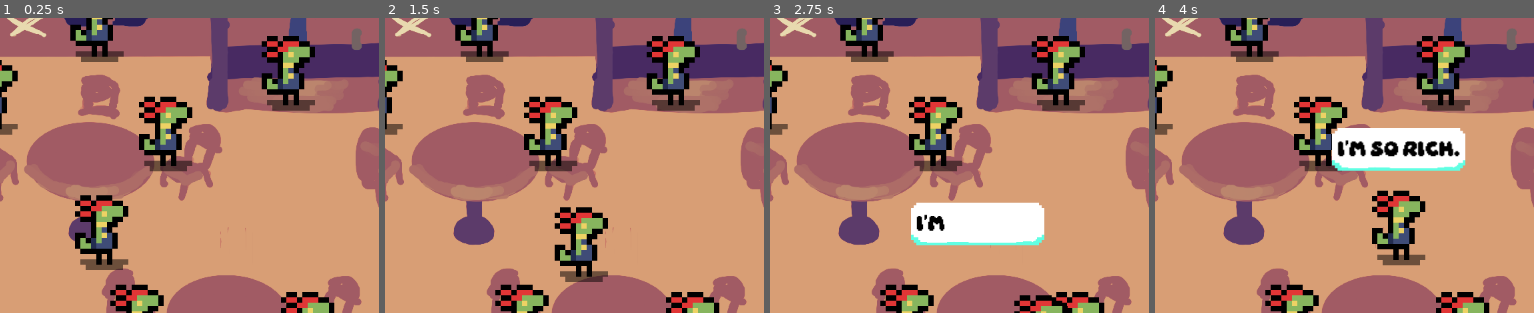
Above: before the commit, frames 1-4 (left to right).
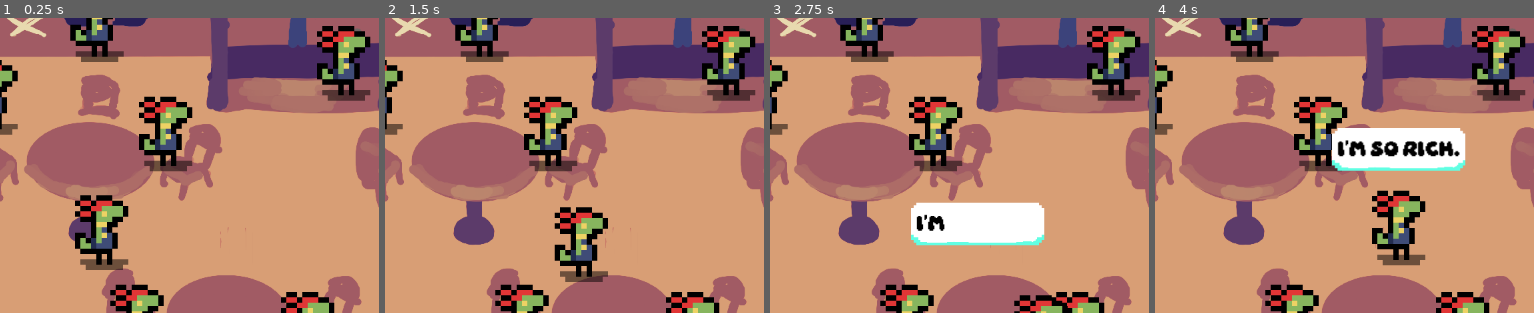
Above: after the commit, the same moments.

Repository: tombuben/gamerpie_gamejam_2025
Game: Godot game, scene res://levels/level_2.tscn
The game is run twice, just before and just after one commit, with the same random seed, the same clock (stepped at 60 frames per second) and the same inputs. This scene is started directly instead of the project's main scene.
Inputs:
- Up to frame 1 (0.25 s): no input
- Up to frame 2 (1.5 s): tap Enter at 0.5 s; hold D (right) 0.53-1.28 s; tap B (bubble_switch) at 0.6, 1.35 s; hold S (down) from 1.28 s (still down)
- Up to frame 3 (2.75 s): release S (down) at 2.03 s; hold D (right) from 2.03 s (still down); tap B (bubble_switch) at 2.1 s
- Up to frame 4 (4 s): release D (right) at 2.78 s; hold W (up) 2.78-3.53 s; tap B (bubble_switch) at 2.85, 3.6 s; hold A (left) from 3.53 s (still down)
The pictures show only the part of the screen within x 37-87%, y 18-68%; the shares and areas given below are measured in that part.

The runs differ from the first frame. In frame 1, 5.1% of the frame differs, in the area x 68-98%, y 2-32%; in frame 2, 5.1%; in frame 3, 5.1%; in frame 4, 5.1%.

Commit message:
cisnik beha

Diff:
--- a/levels/level_2.tscn
+++ b/levels/level_2.tscn
@@ -6,6 +6,13 @@
 [ext_resource type="Script" path="res://scripts/bubble_slot_manager.gd" id="4_kk4t1"]
 [ext_resource type="Script" path="res://scripts/dialog_bubble.gd" id="5_f23u2"]
 [ext_resource type="PackedScene" uid="uid://c80xvbx7tdgob" path="res://npc_character.tscn" id="6_c784s"]
+[ext_resource type="Script" path="res://scripts/move_when.gd" id="7_blrss"]
+
+[sub_resource type="Curve2D" id="Curve2D_fl1dp"]
+_data = {
+"points": PackedVector2Array(0, 0, 0, 0, 3.78998, 7.98999, 100, 0, -100, 0, 2.78998, 337.99, 0, 0, 0, 0, -102.21, -0.0100098)
+}
+point_count = 3
 
 [node name="Level2" type="Node2D"]
 y_sort_enabled = true
@@ -50,19 +57,6 @@
 script = ExtResource("5_f23u2")
 lines = Array[String](["...", "...", "...", "..."])
 checkValue = ""
-
-[node name="TavernKeep" parent="." instance=ExtResource("6_c784s")]
-position = Vector2(848, 290)
-
-[node name="BubbleSlot" type="Node2D" parent="TavernKeep"]
-position = Vector2(150, -100)
-script = ExtResource("4_kk4t1")
-
-[node name="Bubble" type="Node2D" parent="TavernKeep/BubbleSlot"]
-position = Vector2(0, 1)
-script = ExtResource("5_f23u2")
-lines = Array[String](["Do you want a drink?", "Do you want a drink?", "Do you want a drink?", "Do you want a drink?"])
-checkValue = "WantADrink"
 
 [node name="CardPlayer1" parent="." instance=ExtResource("6_c784s")]
 position = Vector2(664, 381)
@@ -124,8 +118,30 @@
 lines = Array[String](["You're lying.", "Where did you hide it?", "Where did you hide it?", "Where did you hide it?"])
 checkValue = "YouAreLying"
 
+[node name="TavernPath" type="Path2D" parent="."]
+position = Vector2(927.21, 267.01)
+curve = SubResource("Curve2D_fl1dp")
+
+[node name="PathFollow2D" type="PathFollow2D" parent="TavernPath"]
+position = Vector2(3.78998, 7.98999)
+rotates = false
+script = ExtResource("7_blrss")
+move_when = "AnotherRound"
+
+[node name="TavernKeep" parent="TavernPath/PathFollow2D" instance=ExtResource("6_c784s")]
+
+[node name="BubbleSlot" type="Node2D" parent="TavernPath/PathFollow2D/TavernKeep"]
+position = Vector2(150, -100)
+script = ExtResource("4_kk4t1")
+
+[node name="Bubble" type="Node2D" parent="TavernPath/PathFollow2D/TavernKeep/BubbleSlot"]
+position = Vector2(0, 1)
+script = ExtResource("5_f23u2")
+lines = Array[String](["Do you want a drink?", "Do you want a drink?", "Do you want a drink?", "Do you want a drink?"])
+checkValue = "WantADrink"
+
 [connection signal="advance_bubble" from="." to="PlayerCharacter/BubbleSlot" method="_on_level_2_advance_bubble"]
-[connection signal="advance_bubble" from="." to="TavernKeep/BubbleSlot" method="_on_level_2_advance_bubble"]
+[connection signal="advance_bubble" from="." to="TavernPath/PathFollow2D/TavernKeep/BubbleSlot" method="_on_level_2_advance_bubble"]
 [connection signal="advance_bubble" from="." to="CardPlayer1/BubbleSlot" method="_on_level_2_advance_bubble"]
 [connection signal="advance_bubble" from="." to="CardPlayer2/BubbleSlot" method="_on_level_2_advance_bubble"]
 [connection signal="advance_bubble" from="." to="CardPlayer3/BubbleSlot" method="_on_level_2_advance_bubble"]
@@ -136,3 +152,4 @@
 [connection signal="on_slot_changed" from="CardPlayer3/BubbleSlot" to="." method="_on_bubble_slot_on_slot_changed"]
 [connection signal="on_slot_changed" from="Traitor/BubbleSlot" to="." method="_on_bubble_slot_on_slot_changed"]
 [connection signal="on_slot_changed" from="Drunk/BubbleSlot" to="." method="_on_bubble_slot_on_slot_changed"]
+[connection signal="on_slot_changed" from="Drunk/BubbleSlot" to="TavernPath/PathFollow2D" method="_on_bubble_slot_on_slot_changed"]
Not shown: 1 places in levels/level_2.tscn that only renumber resources
